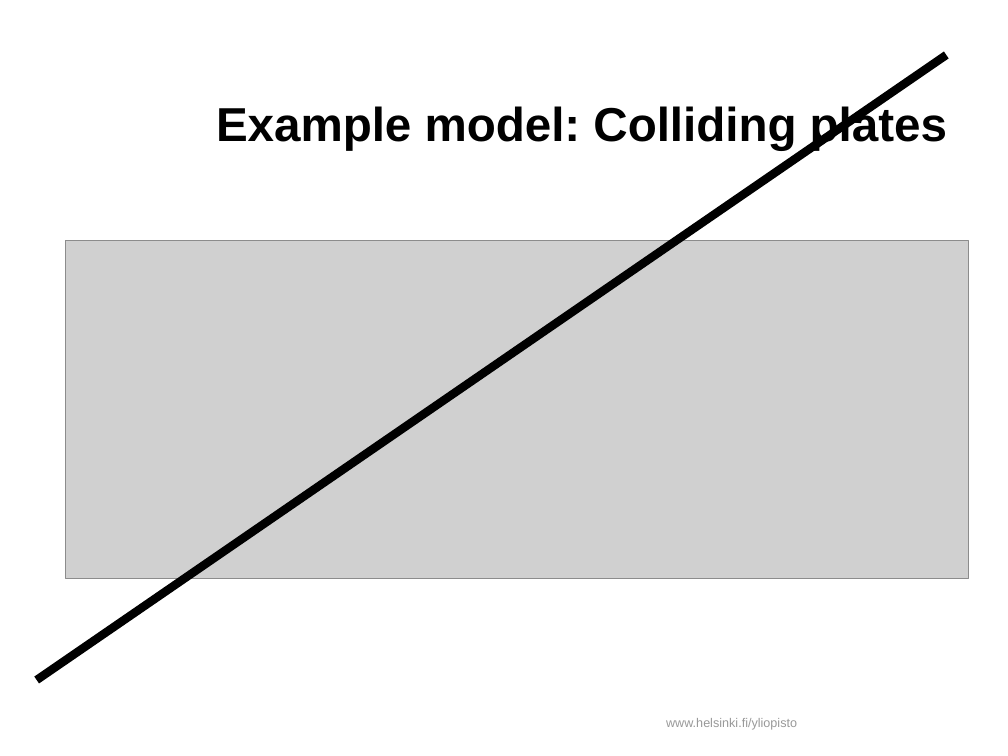
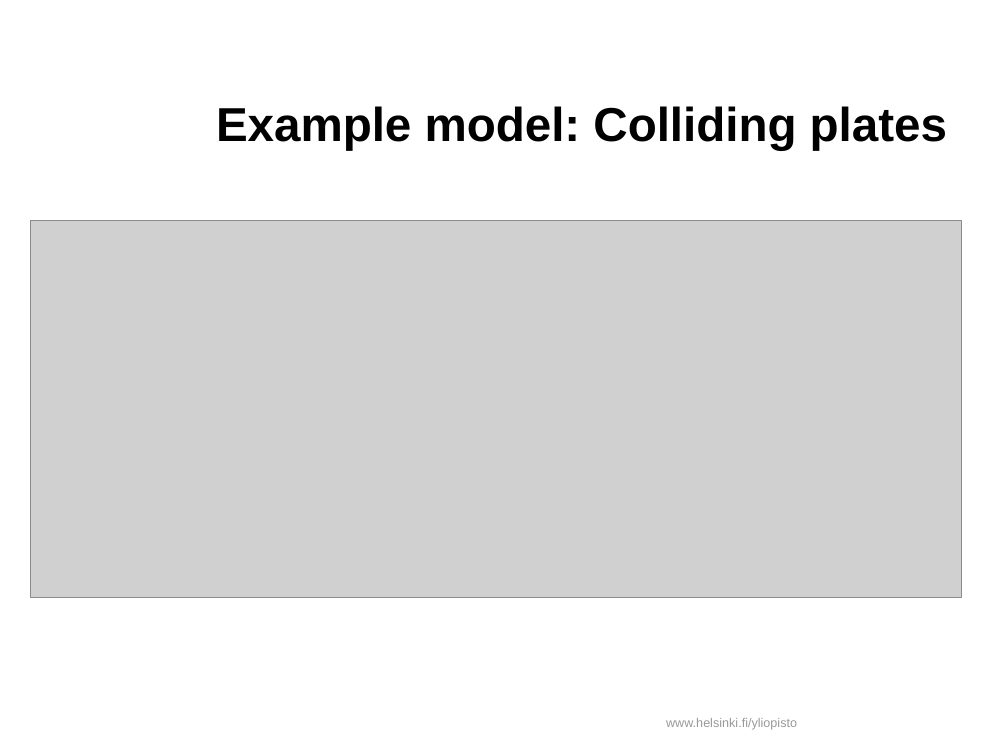
Before and after one commit to HUGG/NGWM2016-modelling-course, a slide deck: slide 16 of Lessons/07-Gale-model-design/Gale-model-design.odp. Drawn at 1008x756 pixels with LibreOffice and Linux fonts; fonts in the diff are those of the drawing; grey boxes stand for pictures; background and template pictures are left out. Boxes give left, top, right and bottom in pixels: in the first picture for what was removed or moved away, otherwise in the second. Text is boxed around its words. In the diff, an @@ line names an element or a change of style, - is before the commit and + after.

Commit message:
Gale model design PDF

```diff
--- a/Lessons/07-Gale-model-design/Gale-model-design.odp
+++ b/Lessons/07-Gale-model-design/Gale-model-design.odp
@@ line removed from (36, 680) to (947, 55) @@
@@ picture: place and size @@
-picture at [66,241,969,579]
+picture at [30,221,962,597]
```
Also in this commit, not shown: 4 other slides changed, 1 other file.
